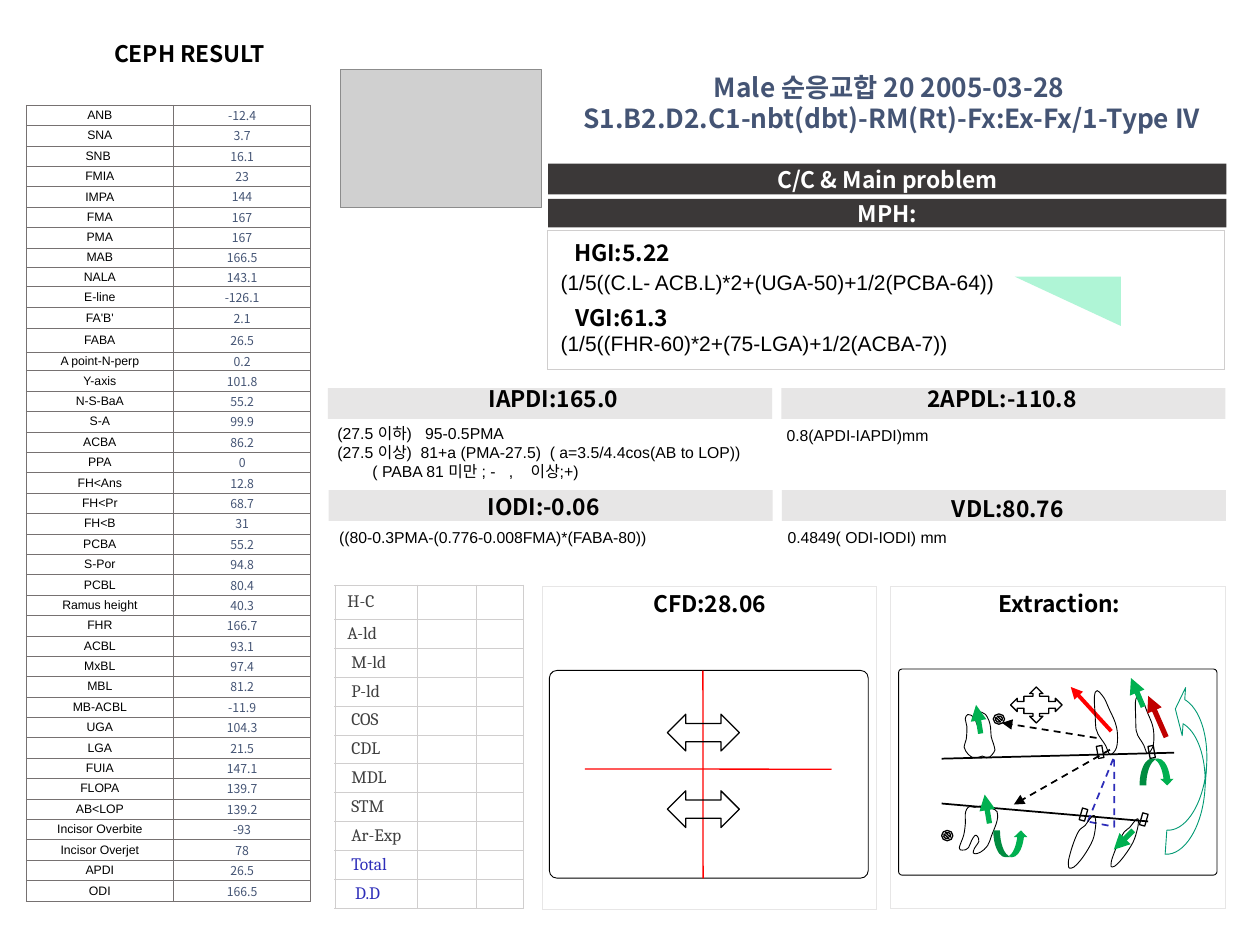
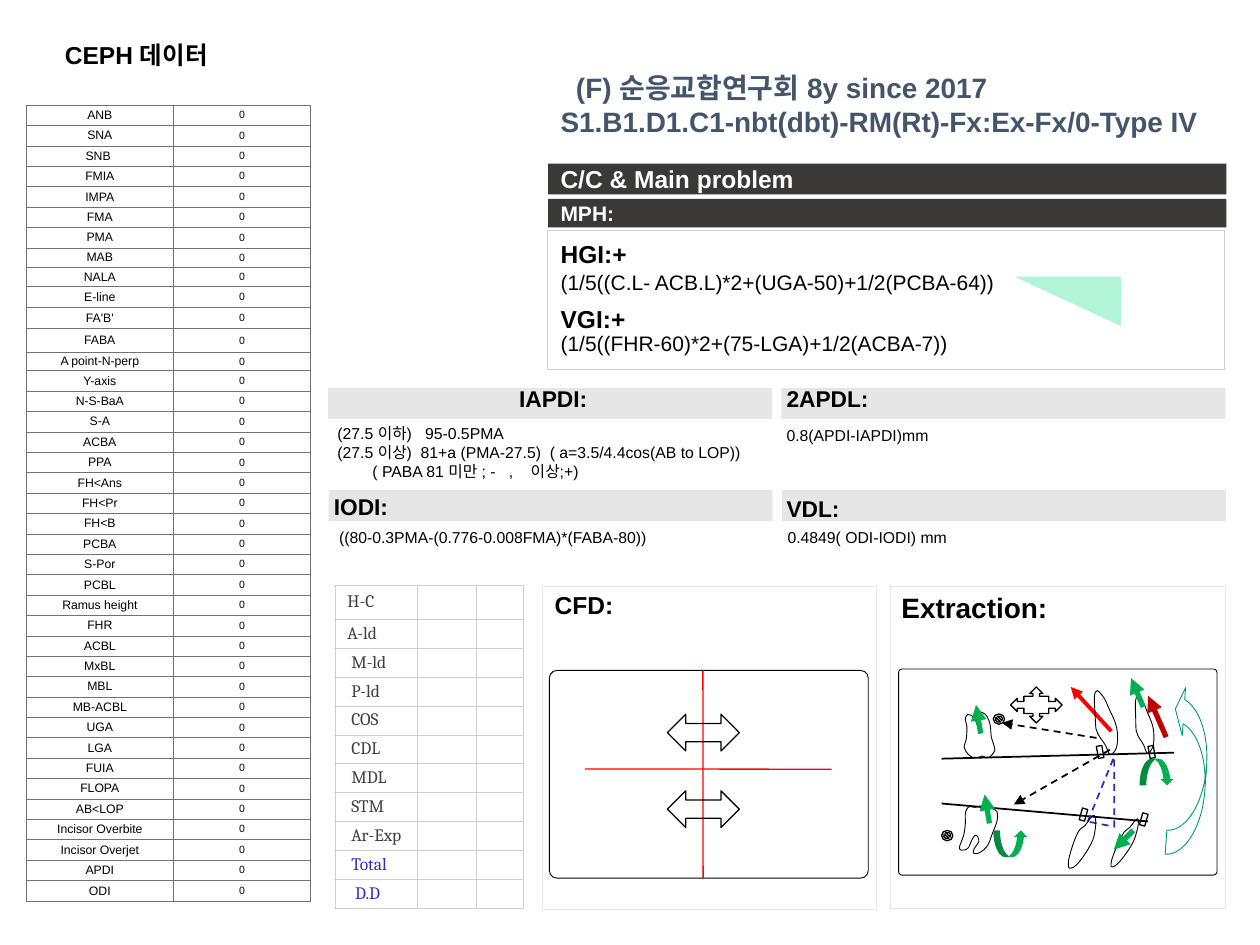
Before and after one commit to DrOksusu/koco_ppt, a slide deck: slide 1 of output_ppt.pptx. Drawn at 1260x945 pixels with LibreOffice and Linux fonts; fonts in the diff are those of the drawing; grey boxes stand for pictures. Boxes give left, top, right and bottom in pixels: in the first picture for what was removed or moved away, otherwise in the second. Text is boxed around its words. In the diff, an @@ line names an element or a change of style, - is before the commit and + after.

```diff
--- a/output_ppt.pptx
+++ b/output_ppt.pptx
@@ text at (65, 43, 208, 67): text changed; size 13 to 14 pt; font Noto Sans CJK KR to Arial @@
-CEPH RESULT
+CEPH 데이터
@@ picture removed at (340, 69, 542, 208) @@
@@ text at (561, 74, 1197, 137): text changed; size 15 to 16 pt; font Noto Sans CJK KR to Arial; text colour #445474 to #44546A @@
-Male 순응교합 20 2005-03-28
-S1.B2.D2.C1-nbt(dbt)-RM(Rt)-Fx:Ex-Fx/1-Type IV
+(F) 순응교합연구회 8y since 2017
+S1.B1.D1.C1-nbt(dbt)-RM(Rt)-Fx:Ex-Fx/0-Type IV
@@ table at (26, 105, 311, 902) @@
-row 1, column 2: -12.4
+row 1, column 2: 0
-row 2, column 2: 3.7
+row 2, column 2: 0
-row 3, column 2: 16.1
+row 3, column 2: 0
-row 4, column 2: 23
+row 4, column 2: 0
-row 5, column 2: 144
+row 5, column 2: 0
-row 6, column 2: 167
+row 6, column 2: 0
-row 7, column 2: 167
+row 7, column 2: 0
-row 8, column 2: 166.5
+row 8, column 2: 0
-row 9, column 2: 143.1
+row 9, column 2: 0
-row 10, column 2: -126.1
+row 10, column 2: 0
-row 11, column 2: 2.1
+row 11, column 2: 0
-row 12, column 2: 26.5
+row 12, column 2: 0
-row 13, column 2: 0.2
+row 13, column 2: 0
-row 14, column 2: 101.8
+row 14, column 2: 0
-row 15, column 2: 55.2
+row 15, column 2: 0
-row 16, column 2: 99.9
+row 16, column 2: 0
-row 17, column 2: 86.2
+row 17, column 2: 0
-row 19, column 2: 12.8
+row 19, column 2: 0
-row 20, column 2: 68.7
+row 20, column 2: 0
-row 21, column 2: 31
+row 21, column 2: 0
-row 22, column 2: 55.2
+row 22, column 2: 0
-row 23, column 2: 94.8
+row 23, column 2: 0
-row 24, column 2: 80.4
+row 24, column 2: 0
-row 25, column 2: 40.3
+row 25, column 2: 0
-row 26, column 2: 166.7
+row 26, column 2: 0
-row 27, column 2: 93.1
+row 27, column 2: 0
-row 28, column 2: 97.4
+row 28, column 2: 0
-row 29, column 2: 81.2
+row 29, column 2: 0
-row 30, column 2: -11.9
+row 30, column 2: 0
-row 31, column 2: 104.3
+row 31, column 2: 0
-row 32, column 2: 21.5
+row 32, column 2: 0
-row 33, column 2: 147.1
+row 33, column 2: 0
-row 34, column 2: 139.7
+row 34, column 2: 0
-row 35, column 2: 139.2
+row 35, column 2: 0
-row 36, column 2: -93
+row 36, column 2: 0
-row 37, column 2: 78
+row 37, column 2: 0
-row 38, column 2: 26.5
+row 38, column 2: 0
-row 39, column 2: 166.5
+row 39, column 2: 0
@@ size 7 to 6 pt, font Noto Sans CJK KR to Arial, text colour #445474 to #000000 in "0" @@
@@ rectangle "C/C & Main problem" at (548, 164, 1226, 194): size 13 to 14 pt, font Noto Sans CJK KR to Arial; alignment centre to left @@
@@ rectangle "MPH:" at (548, 199, 1226, 228): size 13 to 12 pt, font Noto Sans CJK KR to Arial; alignment centre to left @@
@@ text at (561, 246, 627, 264): text changed; size 13 to 14 pt; font Noto Sans CJK KR to Arial @@
-HGI:5.22
+HGI:+
@@ text at (561, 311, 626, 329): text changed; size 13 to 14 pt; font Noto Sans CJK KR to Arial @@
-VGI:61.3
+VGI:+
@@ text at (519, 391, 587, 407): text changed; font Noto Sans CJK KR to Arial @@
-IAPDI:165.0
+IAPDI:
@@ text at (787, 391, 869, 407): text changed; font Noto Sans CJK KR to Arial @@
-2APDL:-110.8
+2APDL:
@@ text at (334, 499, 388, 516): text changed; font Noto Sans CJK KR to Arial @@
-IODI:-0.06
+IODI:
@@ text at (787, 501, 840, 517): text changed; font Noto Sans CJK KR to Arial @@
-VDL:80.76
+VDL:
@@ text at (555, 597, 614, 615): text changed; size 13 to 14 pt; font Noto Sans CJK KR to Arial @@
-CFD:28.06
+CFD:
@@ text "Extraction:" at (901, 597, 1047, 619): size 13 to 16 pt, font Noto Sans CJK KR to Arial; alignment centre to left @@
```
Also in this commit, not shown: 1 other slide changed, 3 slides added, 3 slides removed, 20 other files.
